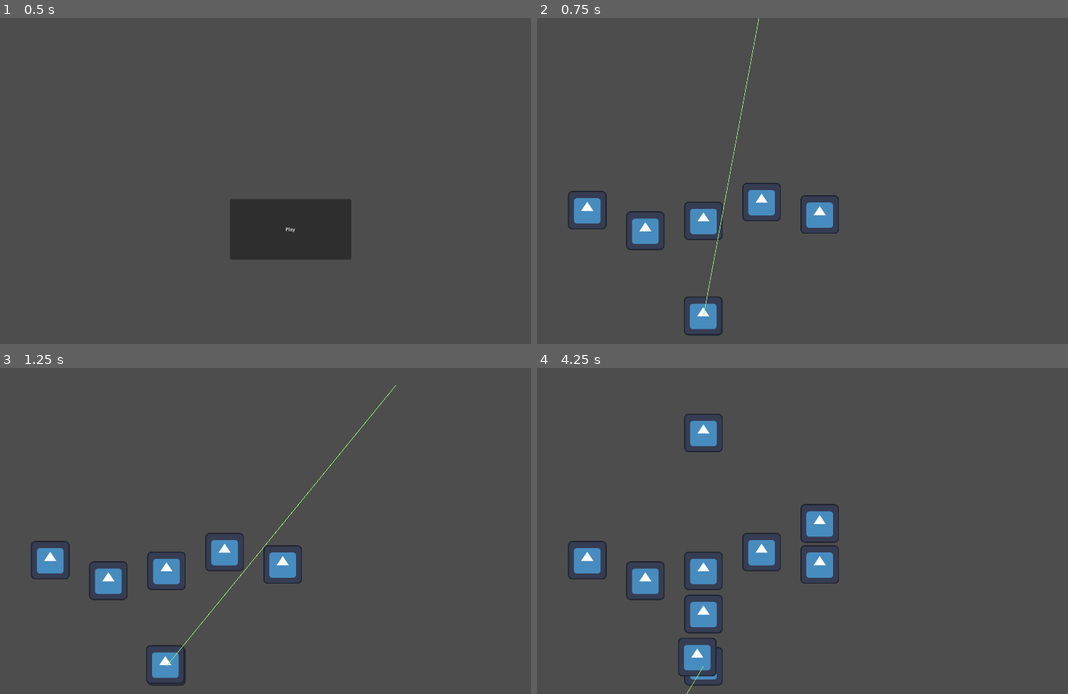
Above: before the commit, frames 1-4 (two rows, left to right).
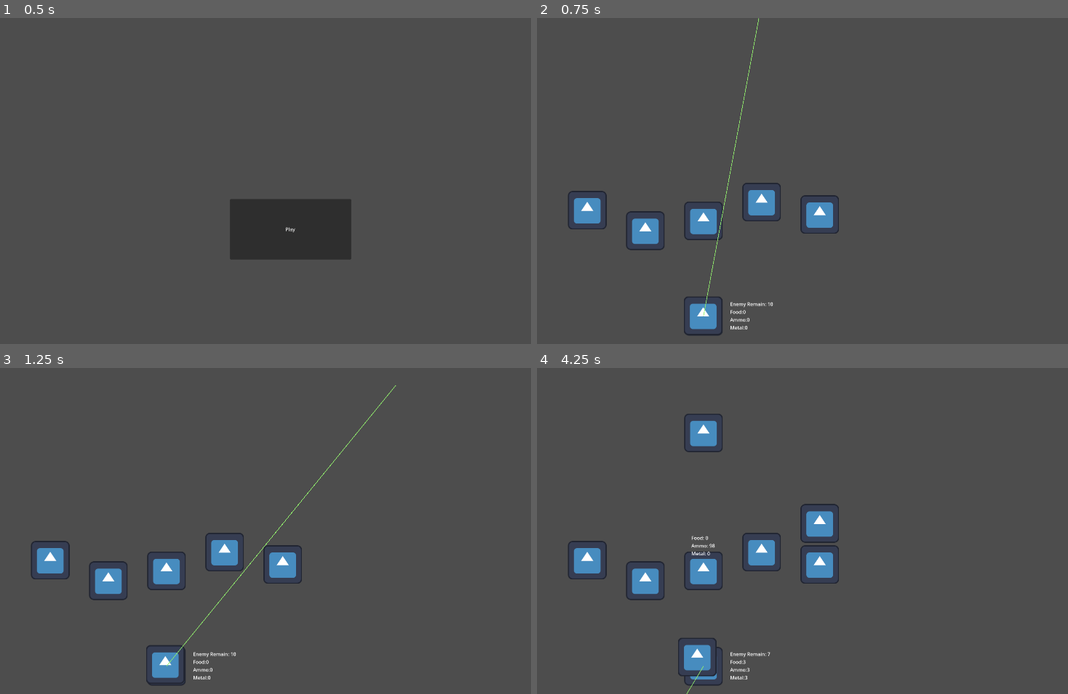
Above: after the commit, the same moments.

Repository: G36maid/GGJ25-kh-teamC
Game: Godot game, scene res://sences/game.tscn
Two runs of this game, one before a commit and one after it. Both use one fixed random seed, a clock stepped at 60 frames per second and the inputs below. The engine's default icon, where the game draws it, is replaced by a stand-in: a white triangle on a blue panel in a dark square.
Inputs:
- Up to frame 1 (0.5 s): no input
- Up to frame 2 (0.75 s): click "Play" at 0.5 s
- Up to frame 3 (1.25 s): no input
- Up to frame 4 (4.25 s): tap Enter (send_cmd) at 1.25, 2.1, 3.6 s; hold Enter (send_cmd) 1.28-2.03 s; hold Enter (send_cmd) 2.78-3.53 s

Frame 1 is identical in both runs. In frame 2, 0.1% of the frame differs, in the area x 36-45%, y 87-96%; in frame 3, 0.1%; in frame 4, 0.7%, in the area x 27-44%, y 51-96%.
Error before the commit: Parse Error: Identifier "target" not declared in the current scope. (res://scripts/ally.gd:40)

Commit message:
feat: damage logic

Diff:
--- a/scripts/ally.gd
+++ b/scripts/ally.gd
@@ -37,7 +37,6 @@
 	health -= damage
 	if health <= 0 :
 		print("gameover")
-		print(target)
 
 	$Label.text = """Food: %d
 Ammo: %d
--- a/sences/ally.tscn
+++ b/sences/ally.tscn
@@ -24,11 +24,11 @@
 [node name="Timer" type="Timer" parent="Area2D/CollisionShape2D/Sprite2D/RayCast2D"]
 autostart = true
 
-[connection signal="timeout" from="Area2D/CollisionShape2D/Sprite2D/RayCast2D/Timer" to="." method="_on_timer_timeout"]
-
 [node name="Label" type="Label" parent="."]
 z_index = 1
 offset_left = -40.0
 offset_top = -121.0
 offset_right = 40.0
 offset_bottom = -67.0
+
+[connection signal="timeout" from="Area2D/CollisionShape2D/Sprite2D/RayCast2D/Timer" to="." method="_on_timer_timeout"]
--- a/sences/game.tscn
+++ b/sences/game.tscn
@@ -6,7 +6,6 @@
 [ext_resource type="PackedScene" uid="uid://33dtqel1p2j5" path="res://sences/deliverer.tscn" id="3_m50hj"]
 [ext_resource type="PackedScene" uid="uid://dtmmnn2yh6702" path="res://sences/radar.tscn" id="4_xu7sx"]
 [ext_resource type="PackedScene" uid="uid://bsjo3u7jlotpr" path="res://sences/headquarter.tscn" id="5_aywmw"]
-[ext_resource type="PackedScene" uid="uid://b04r6mby3d8vf" path="res://sences/scene.tscn" id="7_wgsjo"]
 
 [node name="game" type="Node2D"]
 script = ExtResource("1_bdvao")
Not shown: 1 places in sences/game.tscn that only renumber resources
